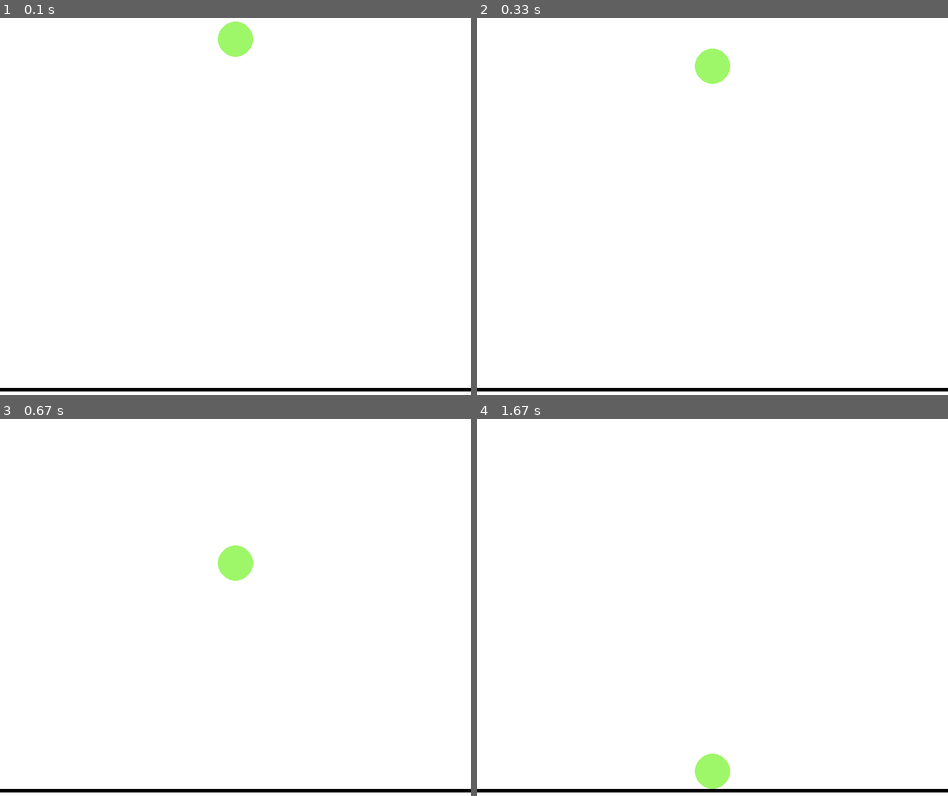
Above: before the commit, frames 1-4 (two rows, left to right).
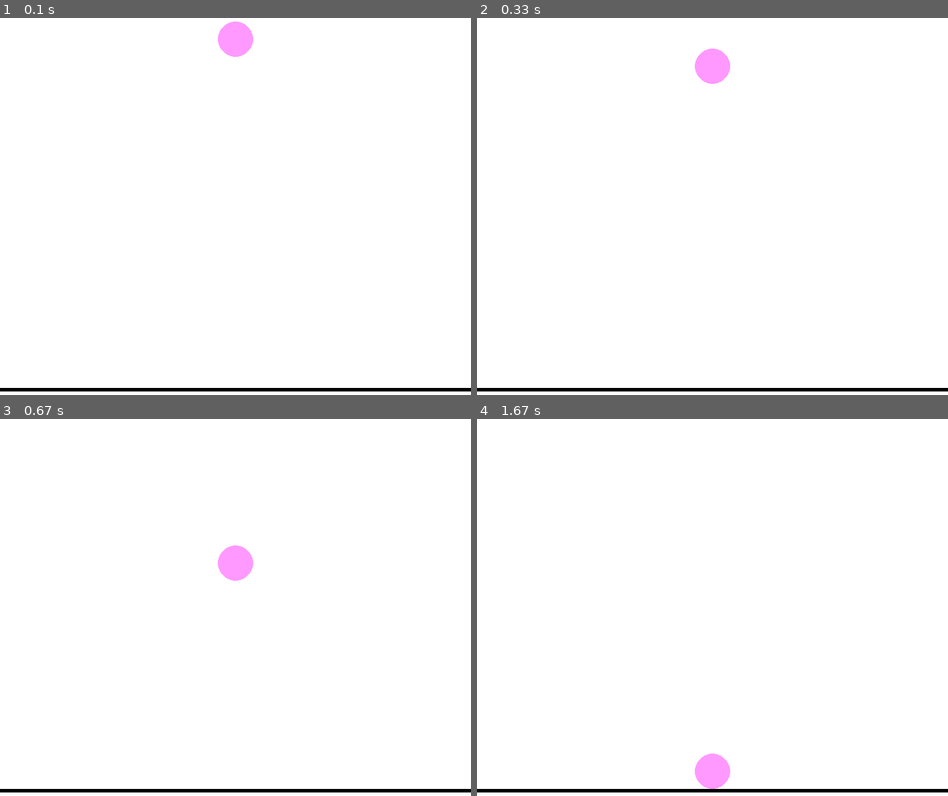
Above: after the commit, the same moments.

Repository: Paulineli/PhysCS231N
Game: pygame game, started from Data_Generation/free_fall.py
The game is run twice, just before and just after one commit, with the same random seed, the same clock (stepped at 60 frames per second) and the same inputs.
Inputs:
- Up to frame 1 (0.1 s): no input
- Up to frame 2 (0.33 s): no input
- Up to frame 3 (0.67 s): no input
- Up to frame 4 (1.67 s): no input

The runs differ from the first frame. In frame 1, 0.5% of the frame differs, in the area x 46-54%, y 0-11%; in frame 2, 0.5%; in frame 3, 0.5%; in frame 4, 0.5%.

Commit message:
uploaded free fall simulation pink tennis

Diff:
--- a/Data_Generation/free_fall.py
+++ b/Data_Generation/free_fall.py
@@ -27,7 +27,7 @@
 space.gravity = GRAVITY
 START_POSITION = (400, 750)  # Starting position of the body
 BACKGROUND_COLOR = (255, 255, 255)  # Background color for the simulation
-OBJECT_COLOR = (158, 247, 105)  # Color of the falling object
+OBJECT_COLOR = (255, 153, 255)  # Color of the falling object
 
 # Initialize the Falling Object
 body = pymunk.Body()
@@ -88,7 +88,7 @@
     clip = ImageSequenceClip.ImageSequenceClip(frame_files, fps=FPS)
 
     # Write video file
-    output_filename = "free_fall_simulation_green_tennis.mp4"
+    output_filename = "free_fall_simulation_pink_tennis.mp4"
     clip.write_videofile(output_filename, codec='libx264')
 
     print(f"Video saved as: {output_filename}")
Not shown, added: free_fall_simulation_pink_tennis.mp4
